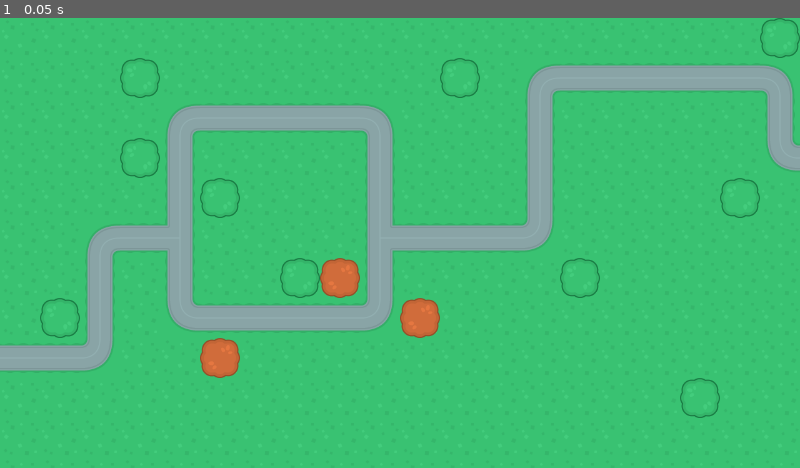
Above: before the commit, frame 1.
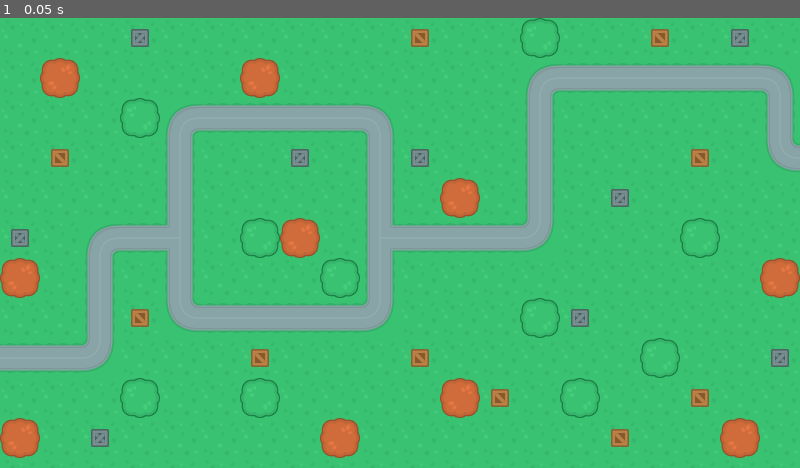
Above: after the commit, the same moment.

Repository: kenny-shin/2D_tower_defense
Game: Godot game, scene res://SceneHandler.tscn
Two runs of this game, one before a commit and one after it. Both use one fixed random seed, a clock stepped at 60 frames per second and the inputs below.
Inputs:
- Up to frame 1 (0.05 s): no input

The runs differ from the first frame. In frame 1, 7.6% of the frame differs, in the area x 0-100%, y 0-98%.

Commit message:
Added props(trees and crates) to the scene.

Diff:
--- a/Scenes/Map/map_1.tscn
+++ b/Scenes/Map/map_1.tscn
@@ -121,37 +121,36 @@
 6:1/0/terrains_peering_bit/left_side = 0
 6:1/0/terrains_peering_bit/top_side = 0
 
+[sub_resource type="TileSetAtlasSource" id="TileSetAtlasSource_bb80e"]
+texture = ExtResource("4_yjh2d")
+texture_region_size = Vector2i(64, 64)
+0:0/0 = 0
+
+[sub_resource type="TileSetAtlasSource" id="TileSetAtlasSource_5u18t"]
+texture = ExtResource("5_skqv5")
+texture_region_size = Vector2i(64, 64)
+0:0/0 = 0
+
+[sub_resource type="TileSetAtlasSource" id="TileSetAtlasSource_yjh2d"]
+texture = ExtResource("3_5u18t")
+texture_region_size = Vector2i(28, 28)
+0:0/0 = 0
+
+[sub_resource type="TileSetAtlasSource" id="TileSetAtlasSource_skqv5"]
+texture = ExtResource("2_bb80e")
+texture_region_size = Vector2i(28, 28)
+0:0/0 = 0
+
 [sub_resource type="TileSet" id="TileSet_bb80e"]
 tile_size = Vector2i(64, 64)
 terrain_set_0/mode = 0
 terrain_set_0/terrain_0/name = "Terrain 0"
 terrain_set_0/terrain_0/color = Color(0.5, 0.34375, 0.25, 1)
 sources/0 = SubResource("TileSetAtlasSource_2u6rp")
-
-[sub_resource type="TileSetAtlasSource" id="TileSetAtlasSource_n2y6q"]
-texture = ExtResource("2_bb80e")
-texture_region_size = Vector2i(64, 64)
-
-[sub_resource type="TileSetAtlasSource" id="TileSetAtlasSource_qlbpd"]
-texture = ExtResource("3_5u18t")
-texture_region_size = Vector2i(64, 64)
-
-[sub_resource type="TileSetAtlasSource" id="TileSetAtlasSource_y7p7p"]
-texture = ExtResource("4_yjh2d")
-texture_region_size = Vector2i(64, 64)
-0:0/0 = 0
-
-[sub_resource type="TileSetAtlasSource" id="TileSetAtlasSource_2uuhc"]
-texture = ExtResource("5_skqv5")
-texture_region_size = Vector2i(64, 64)
-0:0/0 = 0
-
-[sub_resource type="TileSet" id="TileSet_cxldf"]
-tile_size = Vector2i(64, 64)
-sources/0 = SubResource("TileSetAtlasSource_n2y6q")
-sources/1 = SubResource("TileSetAtlasSource_qlbpd")
-sources/2 = SubResource("TileSetAtlasSource_y7p7p")
-sources/3 = SubResource("TileSetAtlasSource_2uuhc")
+sources/1 = SubResource("TileSetAtlasSource_bb80e")
+sources/2 = SubResource("TileSetAtlasSource_5u18t")
+sources/3 = SubResource("TileSetAtlasSource_yjh2d")
+sources/4 = SubResource("TileSetAtlasSource_skqv5")
 
 [node name="Map1" type="Node2D"]
 
@@ -163,9 +162,4 @@
 [node name="TowerExclusion" type="TileMap" parent="."]
 tile_set = SubResource("TileSet_bb80e")
 format = 2
-layer_0/tile_data = PackedInt32Array(458754, 65536, 0, 39321 …(847 unchanged characters)…  0, 458761, 393216, 1, 327683, 131072, 0)
-
-[node name="Props" type="TileMap" parent="."]
-tile_set = SubResource("TileSet_cxldf")
-format = 2
-layer_0/tile_data = PackedInt32Array(524293, 2, 0, 393224, 2, 0, 458762, 2, 0, 393223, 3, 0, 262149, 3, 0, 196611, 3, 0, 458753, 3, 0, 65547, 3, 0, 393230, 3, 0, 589841, 3, 0, 262162, 3, 0, 19, 3, 0, 65539, 3, 0)
+layer_0/tile_data = PackedInt32Array(458754, 65536, 0, 39321 …(847 unchanged characters)…  0, 458761, 393216, 1, 327683, 131072, 0, 655360, 1, 0, 393216, 1, 0, 65537, 1, 0, 65542, 1, 0, 262155, 1, 0, -65520, 1, 0, 393235, 1, 0, 655378, 1, 0, 589835, 1, 0, 655368, 1, 0, 327687, 1, 0, 393224, 2, 0, 589830, 2, 0, 589827, 2, 0, 131075, 2, 0, -65530, 2, 0, 13, 2, 0, -65518, 2, 0, 327697, 2, 0, 589838, 2, 0, 524304, 2, 0, 458765, 2, 0, 327686, 2, 0, 458766, 4, 0, 262159, 4, 0, 196618, 4, 0, 196615, 4, 0, 327680, 4, 0, 655362, 4, 0, 3, 4, 0, 18, 4, 0, 524307, 4, 0, 524298, 3, 0, 589836, 3, 0, 655375, 3, 0, 524294, 3, 0, 458755, 3, 0, 196609, 3, 0, 10, 3, 0, 16, 3, 0, 196625, 3, 0, 589841, 3, 0)
Not shown: 1 places in Scenes/Map/map_1.tscn that only renumber resources
